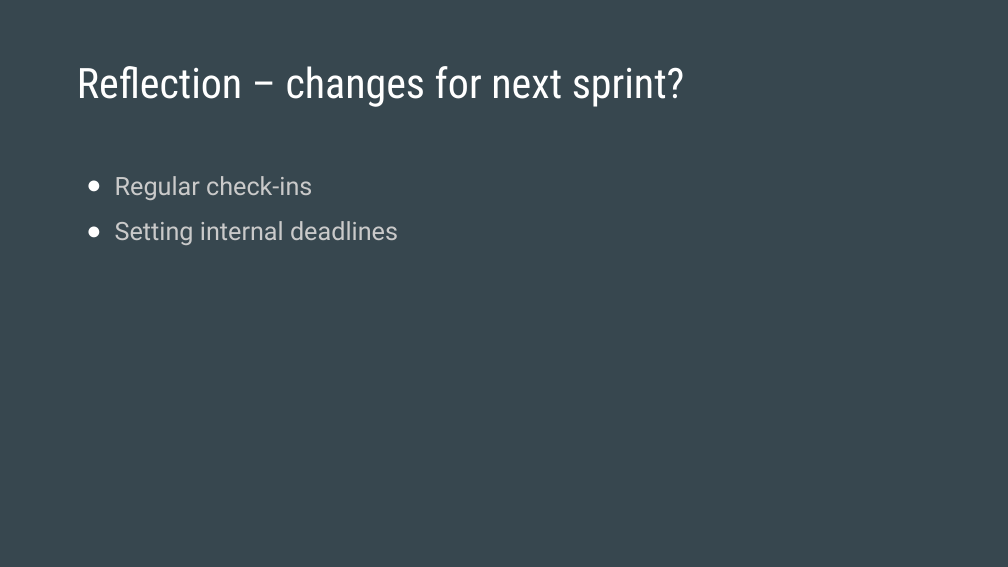
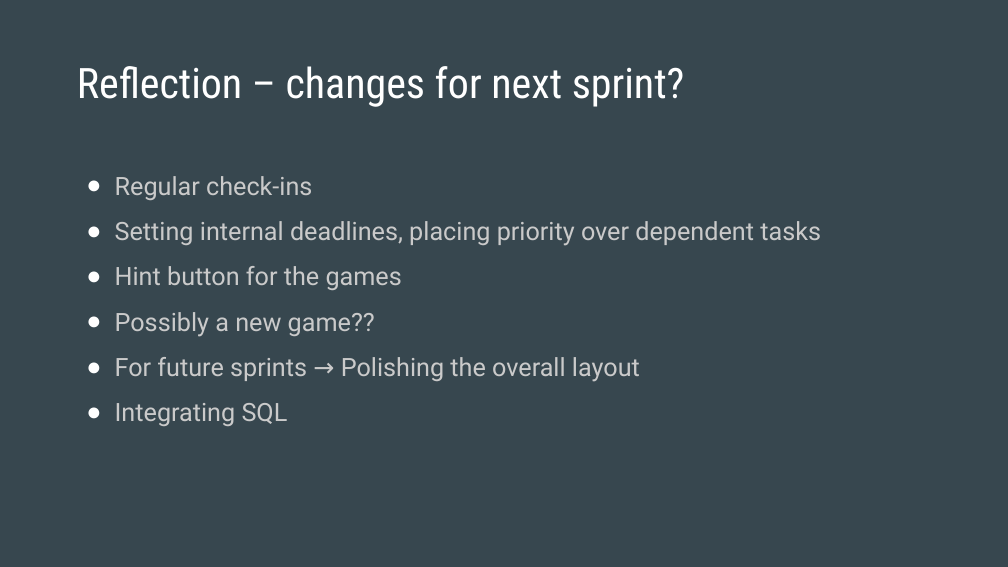
Before and after one commit to rehan-code/Game-Library-Web-App, a slide deck: slide 12 of CIS4250_Retrospective.pptx. Drawn at 1008x567 pixels with LibreOffice and Linux fonts; fonts in the diff are those of the drawing. Boxes give left, top, right and bottom in pixels: in the first picture for what was removed or moved away, otherwise in the second. Text is boxed around its words. In the diff, an @@ line names an element or a change of style, - is before the commit and + after.

```diff
--- a/CIS4250_Retrospective.pptx
+++ b/CIS4250_Retrospective.pptx
@@ text at [115,221,821,426]: text changed @@
-● Setting internal deadlines
+● Setting internal deadlines, placing priority over dependent tasks
+● Hint button for the games
+● Possibly a new game??
+● For future sprints → Polishing the overall layout
+● Integrating SQL
```
Also in this commit, not shown: 9 other slides changed, 2 slides added, 2 slides removed.
